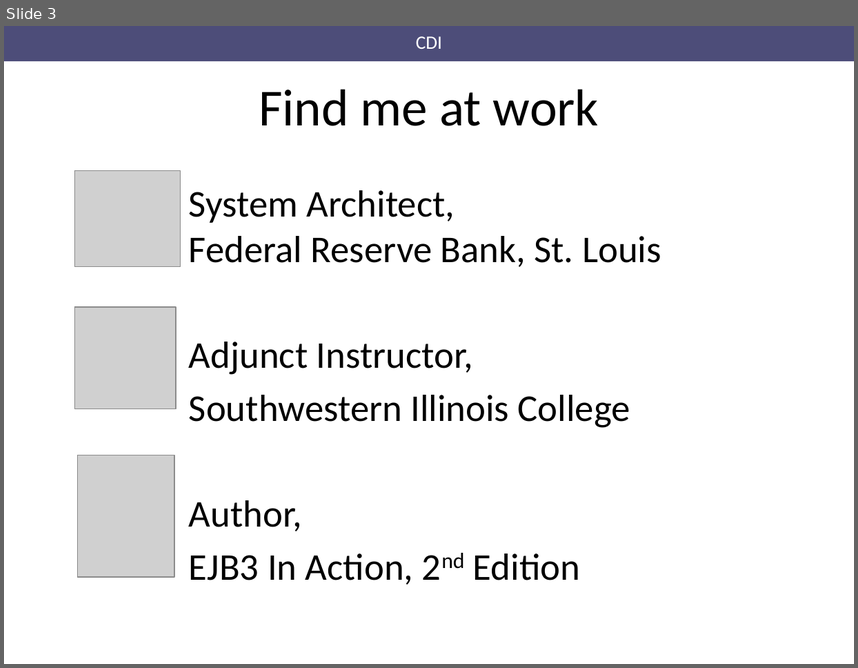
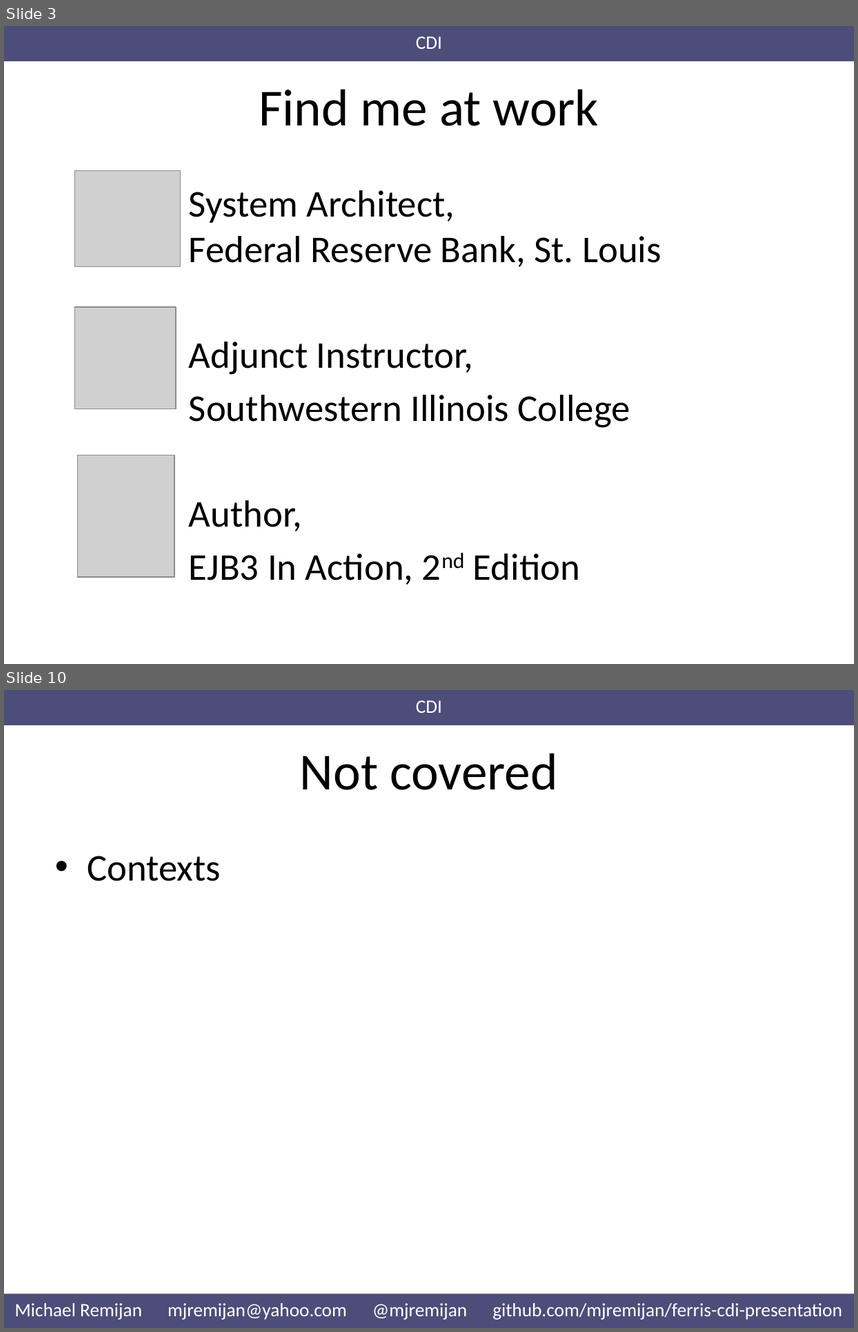
Before and after one commit to mjremijan/ferris-cdi-presentation, a slide deck: Presentation.pptx. Shown one above the other, each under a label of ours: slide 3 before the commit, slides 3 and 10 after it; the slides between them are not shown. The pictures are 858x668 and 858x1332 pixels, drawn with LibreOffice and Linux fonts; fonts in the diff are those of the drawing; grey boxes stand for pictures. Boxes give left, top, right and bottom in pixels: in the first picture for what was removed or moved away, otherwise in the second. Text is boxed around its words. In the diff, an @@ line names an element or a change of style, - is before the commit and + after.

```diff
--- a/Presentation.pptx
+++ b/Presentation.pptx
@@ slide 10 added at [4, 690, 854, 1328], background #FFFFFF @@
@@ rectangle added at [4, 690, 854, 726], fill #4D4D79, 16 pt, text #FFFFFF @@
+CDI
@@ title added at [300, 753, 558, 790], 44 pt, text #000000 @@
+Not covered
@@ text added at [87, 856, 221, 881], 32 pt, text #000000 @@
+• Contexts
@@ rectangle added at [4, 1294, 854, 1328], fill #4D4D79, 16 pt, text #FFFFFF @@
+Michael Remijan mjremijan@yahoo.com @mjremijan github.com/mjremijan/ferris-cdi-presentation
```
Also in this commit, not shown: 7 slides changed.
